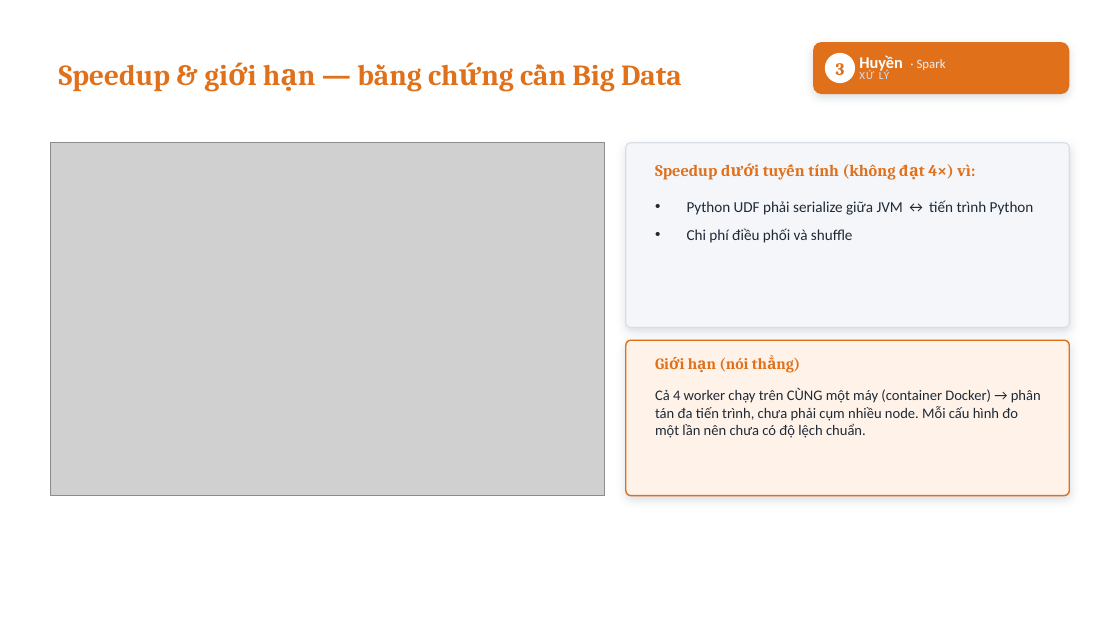
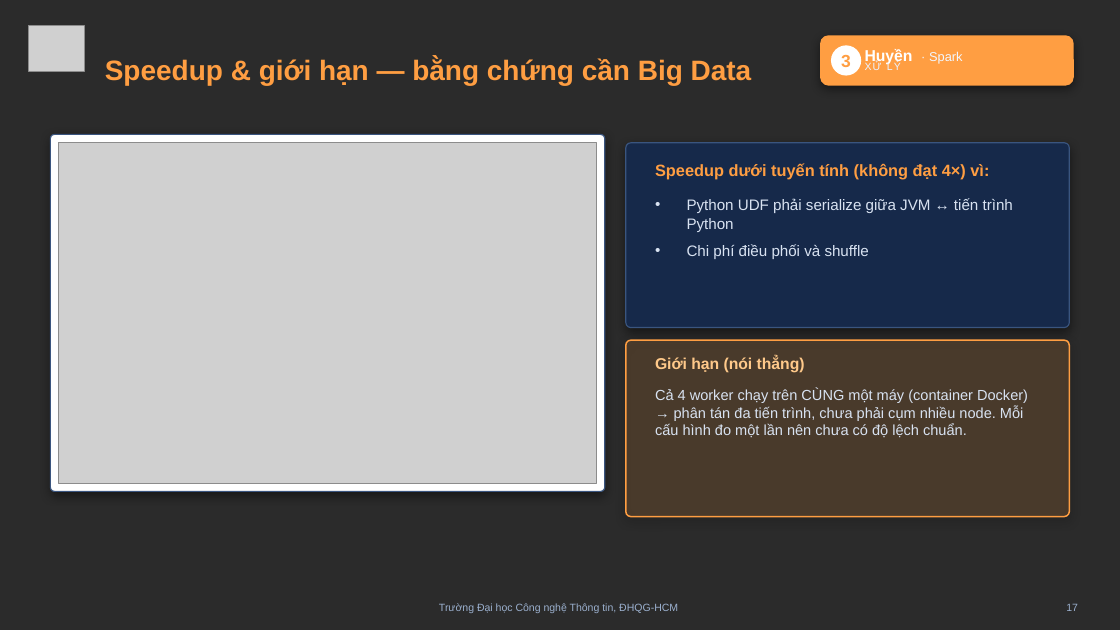
Before and after one commit to khuyn110400/big-data-aqi, a slide deck: slide 17 of docs/slides/Slide_ThuyetTrinh_AQI.pptx (slide 16 before the commit). Drawn at 1120x630 pixels with LibreOffice and Linux fonts; fonts in the diff are those of the drawing; grey boxes stand for pictures; background and template pictures are left out; a plain dark background stands for a picture behind light text. Boxes give left, top, right and bottom in pixels: in the first picture for what was removed or moved away, otherwise in the second. Text is boxed around its words. In the diff, an @@ line names an element or a change of style, - is before the commit and + after.

```diff
--- a/docs/slides/Slide_ThuyetTrinh_AQI.pptx
+++ b/docs/slides/Slide_ThuyetTrinh_AQI.pptx
@@ background #FFFFFF to picture (left out) @@
@@ picture added at box(29, 25, 84, 71) @@
@@ text "Speedup & giới hạn — ...": place and size @@
-text "Speedup & giới hạn — ..." at box(59, 64, 682, 92)
+text "Speedup & giới hạn — ..." at box(105, 58, 752, 85)
@@ text "Speedup & giới hạn — ..." at box(105, 58, 752, 85): size 25 to 24 pt, font Cambria to Arial, text colour #E0701A to #FF9E42 @@
@@ rounded rectangle: place and size @@
-rounded rectangle at box(813, 42, 1070, 94)
+rounded rectangle at box(820, 35, 1074, 86)
@@ rounded rectangle at box(820, 35, 1074, 86): fill #E0701A to #FF9E42; shadow changed; proportions changed @@
@@ text "3" at box(841, 55, 851, 67): font Cambria to Arial, text colour #E0701A to #FF9E42 @@
@@ 2 texts, 1 ellipse: place and size @@
-2 texts, 1 ellipse at box(825, 53, 889, 83)
+2 texts, 1 ellipse at box(831, 45, 901, 76)
@@ text "Huyền · Spark" at box(865, 49, 913, 65): size 14 to 13.5 pt in "Huyền"; font Calibri to Arial; text colour #E8EEF6 to #F2F7FF in "· Spark" @@
@@ text "XỬ LÝ" at box(865, 62, 901, 70): size 9.5 to 9 pt, font Calibri to Arial, text colour #D6E2F2 to #EAF2FF @@
@@ rounded rectangle added at box(50, 134, 605, 492), fill #FFFFFF, outline #3A557F 1 pt @@
@@ picture: place and size @@
-picture at box(50, 143, 605, 496)
+picture at box(59, 143, 597, 483)
@@ rounded rectangle at box(626, 143, 1070, 328): fill #F4F6F9 to #16294A; outline #D8DEE6 1 pt to #3A557F 1 pt; shadow changed @@
@@ text "Speedup dưới tuyến tính (không ..." at box(655, 163, 989, 179): font Cambria to Arial, text colour #E0701A to #FF9E42 @@
@@ text "Python UDF phải serialize giữa ..." at box(687, 198, 1013, 259): font Calibri to Arial, text colour #1F2A37 to #D8E2F1 @@
@@ rounded rectangle: place and size @@
-rounded rectangle at box(626, 340, 1070, 496)
+rounded rectangle at box(626, 340, 1070, 517)
@@ rounded rectangle at box(626, 340, 1070, 517): fill #FFF3E9 to #FF9E42 at 16% opacity; outline #D8DEE6 1 pt to #FF9E42 1.3 pt; shadow changed; proportions changed @@
@@ rounded rectangle removed at box(626, 340, 1070, 496) @@
@@ text "Giới hạn (nói thẳng)" at box(655, 356, 805, 373): font Cambria to Arial, text colour #E0701A to #FFC98A @@
@@ text "Cả 4 worker chạy trên ..." at box(655, 389, 1028, 438): font Calibri to Arial, text colour #1F2A37 to #D8E2F1 @@
@@ text added at box(439, 603, 678, 613), 9 pt, text #9BB0CE @@
+Trường Đại học Công nghệ Thông tin, ĐHQG-HCM
@@ text added at box(1066, 604, 1078, 611), 9 pt, text #9BB0CE @@
+17
```
Also in this commit, not shown: 25 other slides changed, 2 slides added.
